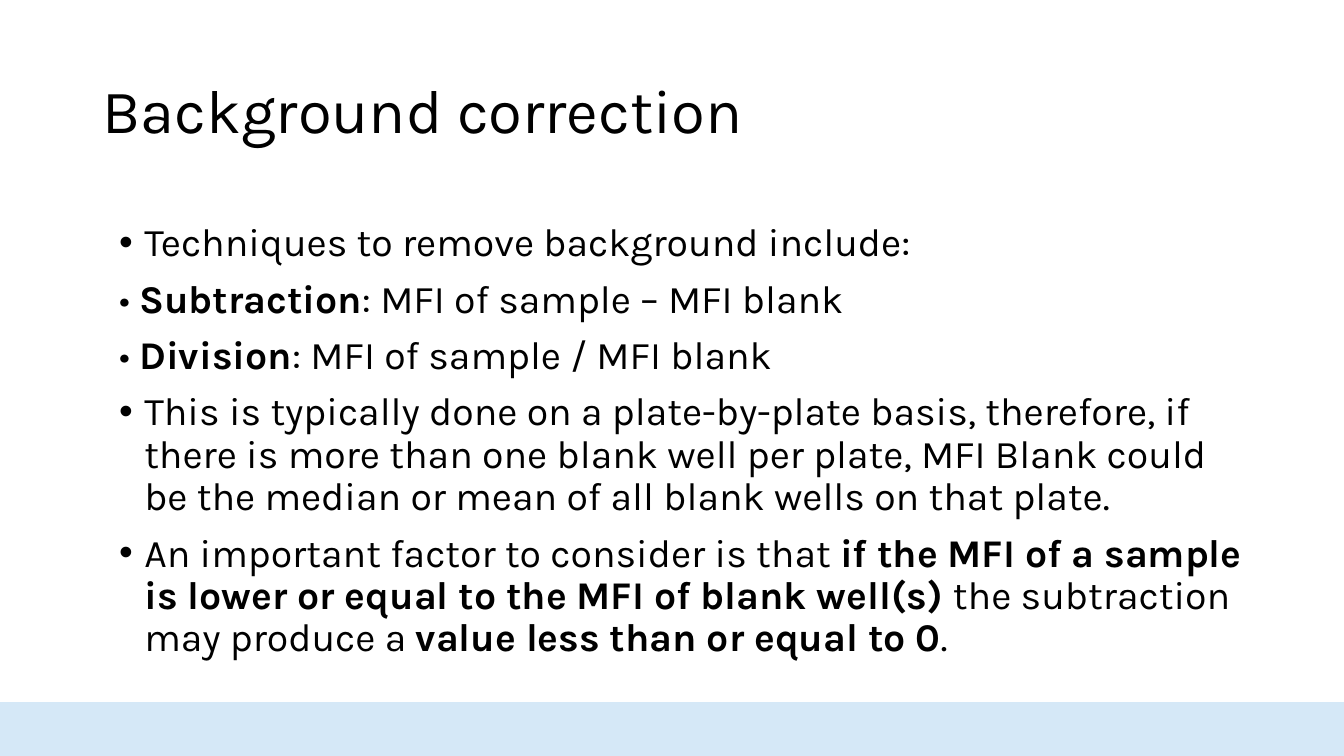
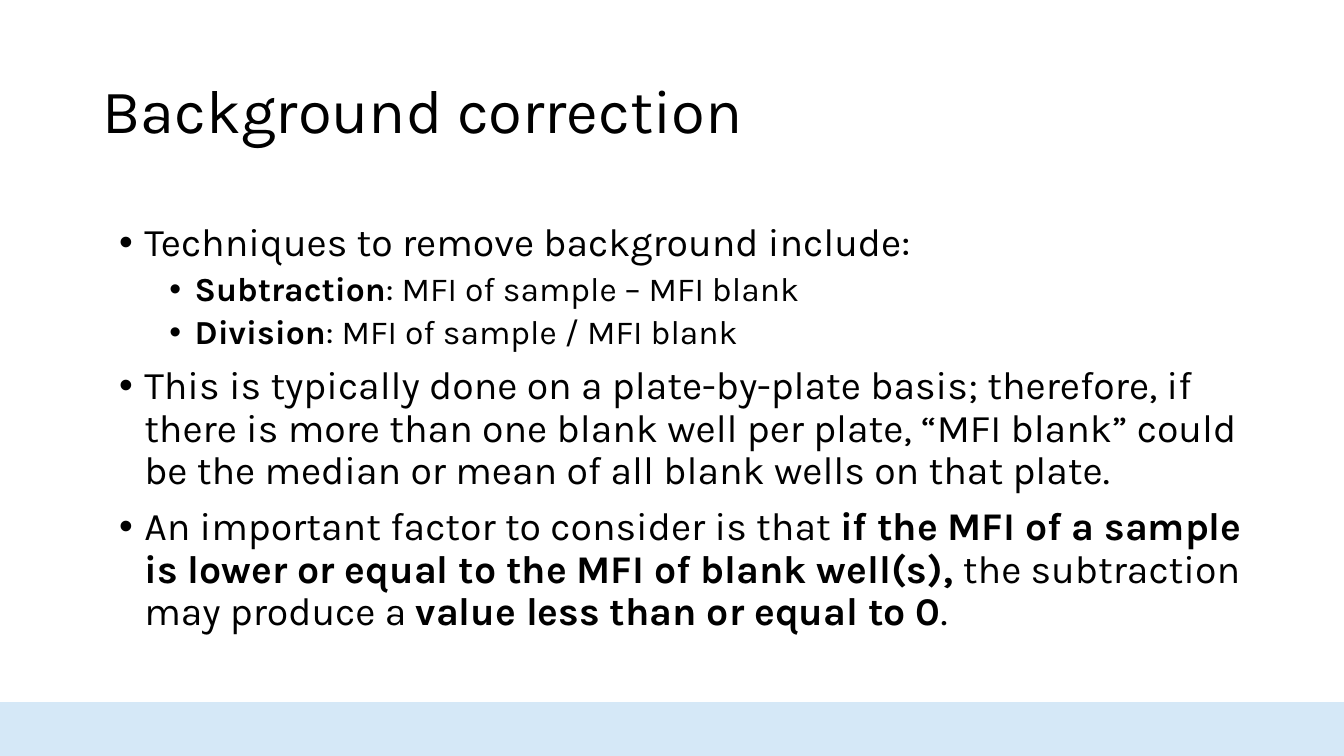
Before and after one commit to HopkinsIDD/seroanalytics_workshop, a slide deck: slide 17 of Part 3/Lecture 3.pptx. Drawn at 1344x756 pixels with LibreOffice and Linux fonts; fonts in the diff are those of the drawing; background and template pictures are left out. Boxes give left, top, right and bottom in pixels: in the first picture for what was removed or moved away, otherwise in the second. Text is boxed around its words. In the diff, an @@ line names an element or a change of style, - is before the commit and + after.

```diff
--- a/Part 3/Lecture 3.pptx
+++ b/Part 3/Lecture 3.pptx
@@ text at (144,277,1241,635): text changed @@
-• Subtraction: MFI of sample – MFI blank
-• Division: MFI of sample / MFI blank
-• This is typically done on a plate-by-plate basis, therefore, if there is more than one blank well per plate, MFI Blank could be the median or mean of all blank wells on that plate.
-• An important factor to consider is that if the MFI of a sample is lower or equal to the MFI of blank well(s) the subtraction may produce a value less than or equal to 0.
+  • Subtraction: MFI of sample – MFI blank
+  • Division: MFI of sample / MFI blank
+• This is typically done on a plate-by-plate basis; therefore, if there is more than one blank well per plate, “MFI blank” could be the median or mean of all blank wells on that plate.
+• An important factor to consider is that if the MFI of a sample is lower or equal to the MFI of blank well(s), the subtraction may produce a value less than or equal to 0.
```
Also in this commit, not shown: 21 other slides changed, 2 other files.
